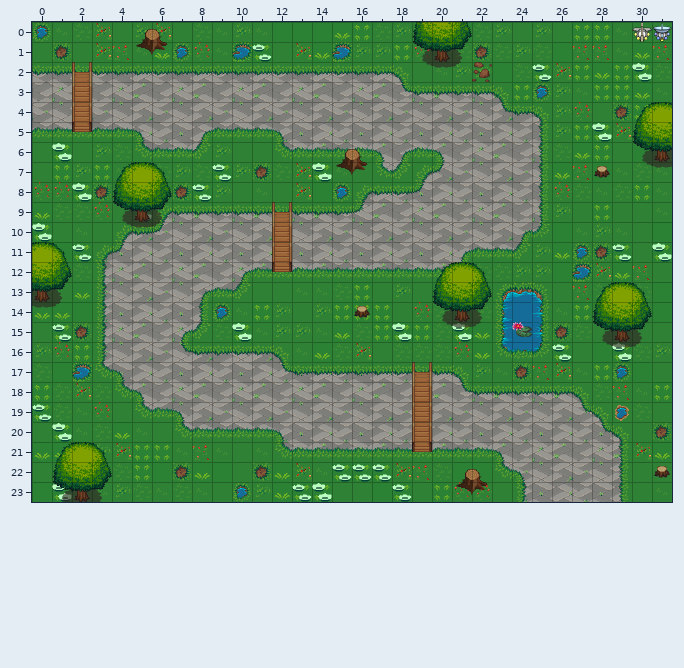
A Tiled map gets an edit: src/assets/river-defense.tmx. The picture above was drawn from the file before the commit.
Cells are 32x32 px. Shown: x 0..31, y 0..23.
Once edited:
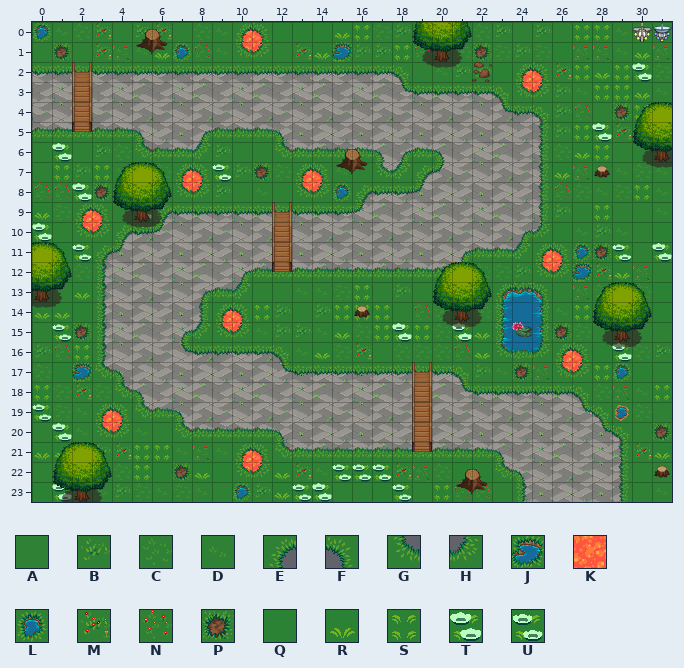
Key: from "terrain_atlas": A 118, B 181, C 182, D 183, E 213, F 214, G 245, H 246, J 294, K 304, L 326, M 373, N 374, P 485, Q 800, R 801, S 802, T 803, U 804.
_ is an empty cell, . an unchanged one.
The exact change:
--- layer "Road"
@@ x 10..25 @@
- 0 __..............
- 1 __..............
- 2 ..............__
- 3 ..............__
+ 0 KK..............
+ 1 KK..............
+ 2 ..............KK
+ 3 ..............KK
@@ x 2..26 @@
- 7 .....__....__............
- 8 .....__....__............
- 9 __.......................
-10 __.......................
-11 .......................__
-12 .......................__
+ 7 .....KK....KK............
+ 8 .....KK....KK............
+ 9 KK.......................
+10 KK.......................
+11 .......................KK
+12 .......................KK
@@ x 9..27 @@
-14 __.................
-15 __.................
-16 .................__
-17 .................__
+14 KK.................
+15 KK.................
+16 .................KK
+17 .................KK
@@ x 3..11 @@
-19 __.......
-20 __.......
-21 .......__
-22 .......__
+19 KK.......
+20 KK.......
+21 .......KK
+22 .......KK
--- layer "Grass"
@@ x 10..25 @@
- 0 BD..............
- 1 JU..............
- 2 ..............CU
- 3 ..............SL
+ 0 EF..............
+ 1 GH..............
+ 2 ..............EF
+ 3 ..............GH
@@ x 2..26 @@
- 7 .....BC....MT............
- 8 .....PU....MQ............
- 9 CN.......................
-10 DA.......................
-11 .......................BR
-12 .......................BQ
+ 7 .....EF....EF............
+ 8 .....GH....GH............
+ 9 EF.......................
+10 GH.......................
+11 .......................EF
+12 .......................GH
@@ x 9..27 @@
-14 LD.................
-15 CT.................
-16 .................UA
-17 .................MD
+14 EF.................
+15 GH.................
+16 .................EF
+17 .................GH
@@ x 3..11 @@
-19 NA.......
-20 CR.......
-21 .......AD
-22 .......AP
+19 EF.......
+20 GH.......
+21 .......EF
+22 .......GH
